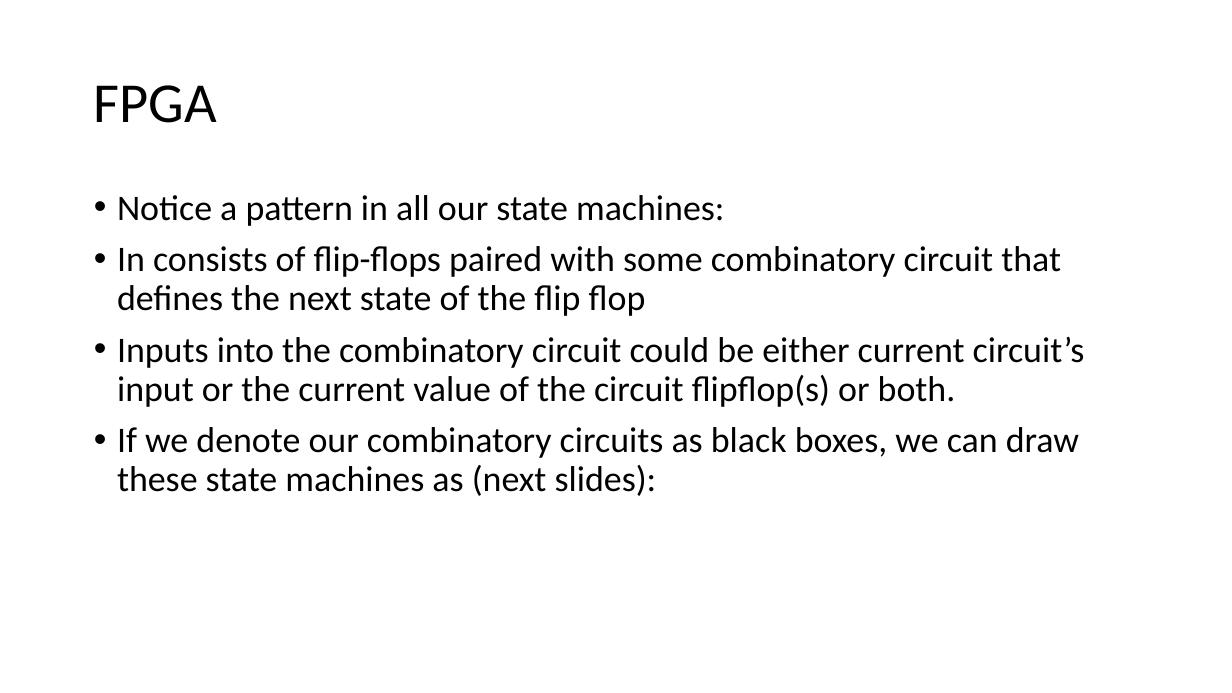
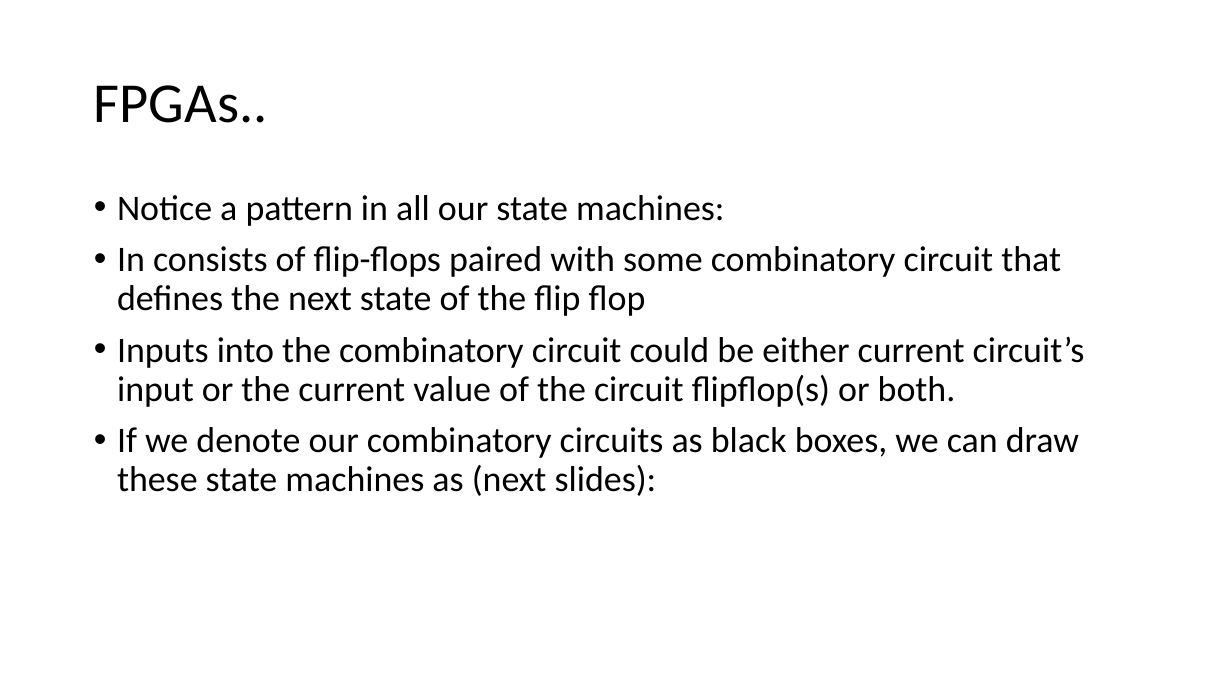
Before and after one commit to quarck/vhdl_intro, a slide deck: slide 52 of part2.pptx. Drawn at 1232x693 pixels with LibreOffice and Linux fonts; fonts in the diff are those of the drawing. Boxes give left, top, right and bottom in pixels: in the first picture for what was removed or moved away, otherwise in the second. Text is boxed around its words. In the diff, an @@ line names an element or a change of style, - is before the commit and + after.

```diff
--- a/part2.pptx
+++ b/part2.pptx
@@ title at [94, 85, 268, 123]: text changed @@
-FPGA
+FPGAs..
```
Also in this commit, not shown: 7 other slides changed, 1 slide added.
